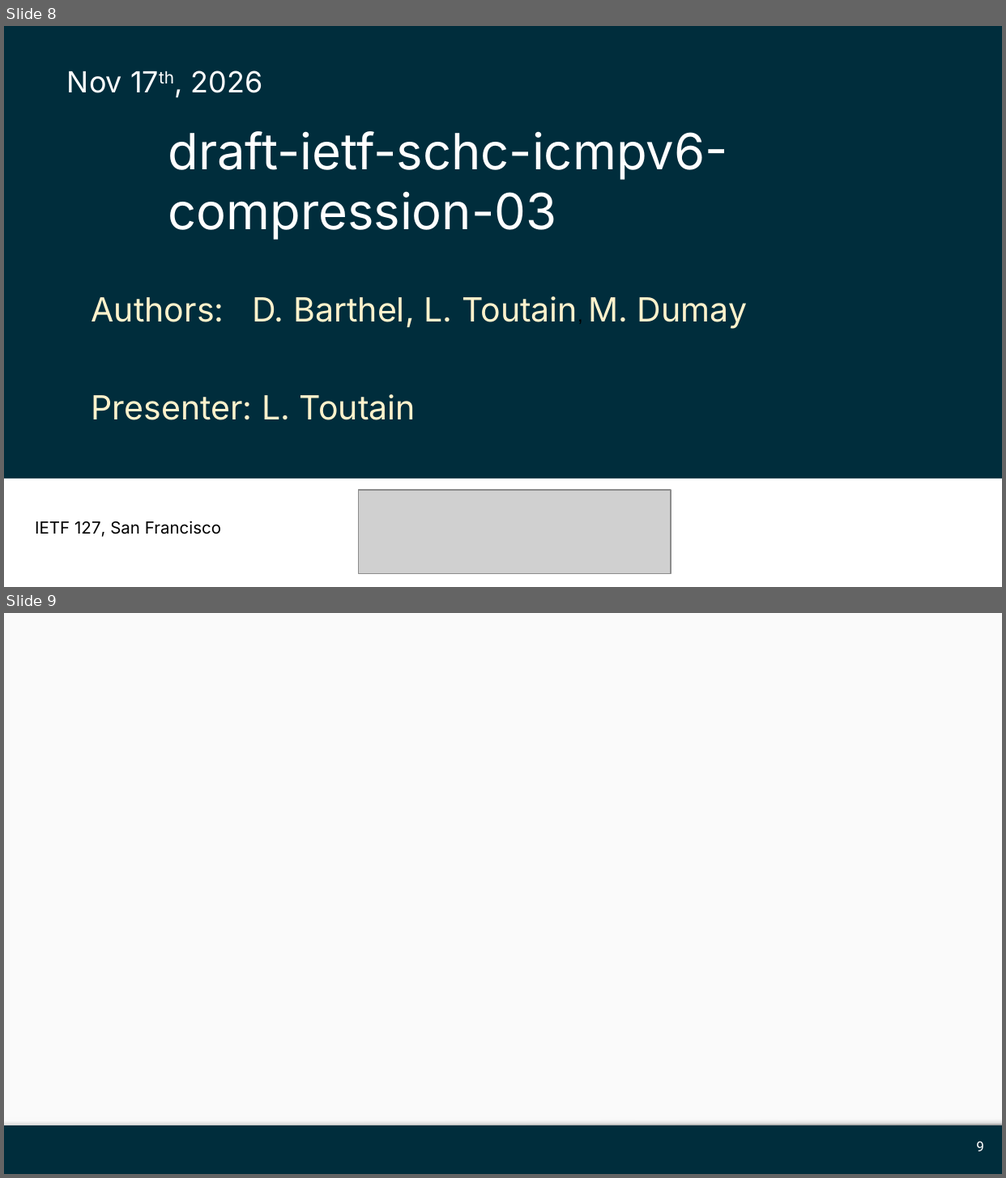
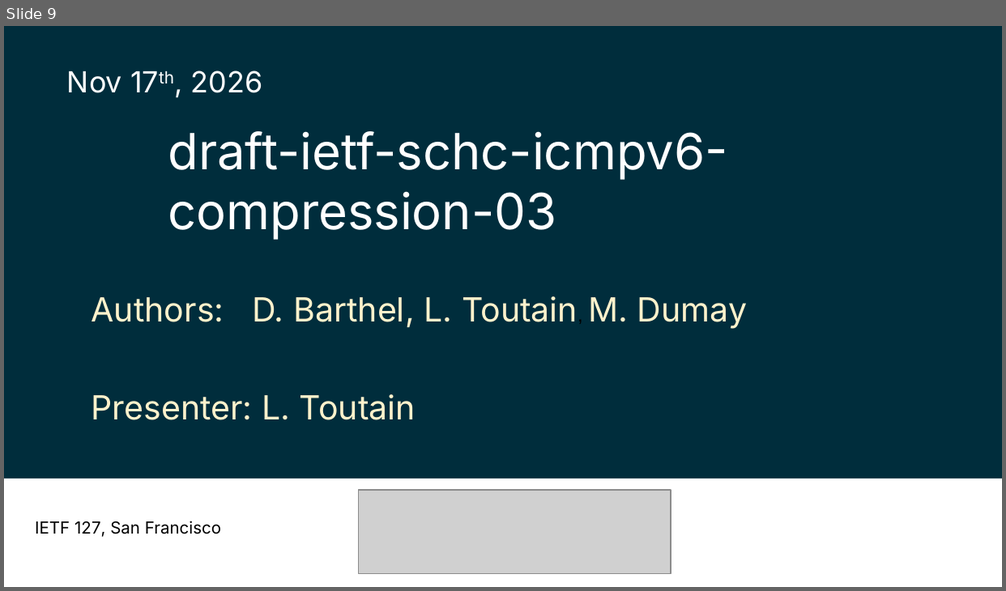
Before and after one commit to ltn22/ietf-drafts, a slide deck: Slides/slides-127-universal-option.pptx. Shown one above the other, each under a label of ours: slides 8 and 9 before the commit, slide 9 after it. The pictures are 1006x1178 and 1006x591 pixels, drawn with LibreOffice and Linux fonts; fonts in the diff are those of the drawing; grey boxes stand for pictures; background and template pictures are left out. Boxes give left, top, right and bottom in pixels: in the first picture for what was removed or moved away, otherwise in the second. Text is boxed around its words. In the diff, an @@ line names an element or a change of style, - is before the commit and + after.

```diff
--- a/Slides/slides-127-universal-option.pptx
+++ b/Slides/slides-127-universal-option.pptx
@@ slide 9 removed at (x1=4, y1=613, x2=1002, y2=1174), background #002D3C @@
@@ rectangle removed at (x1=4, y1=613, x2=1002, y2=1126) @@
@@ rectangle removed at (x1=4, y1=1118, x2=1002, y2=1126) @@
@@ page number removed at (x1=976, y1=1141, x2=984, y2=1152) @@
-9
@@ what was slide 8 is now slide 9 @@
```
Also in this commit, not shown: 6 slides added.
